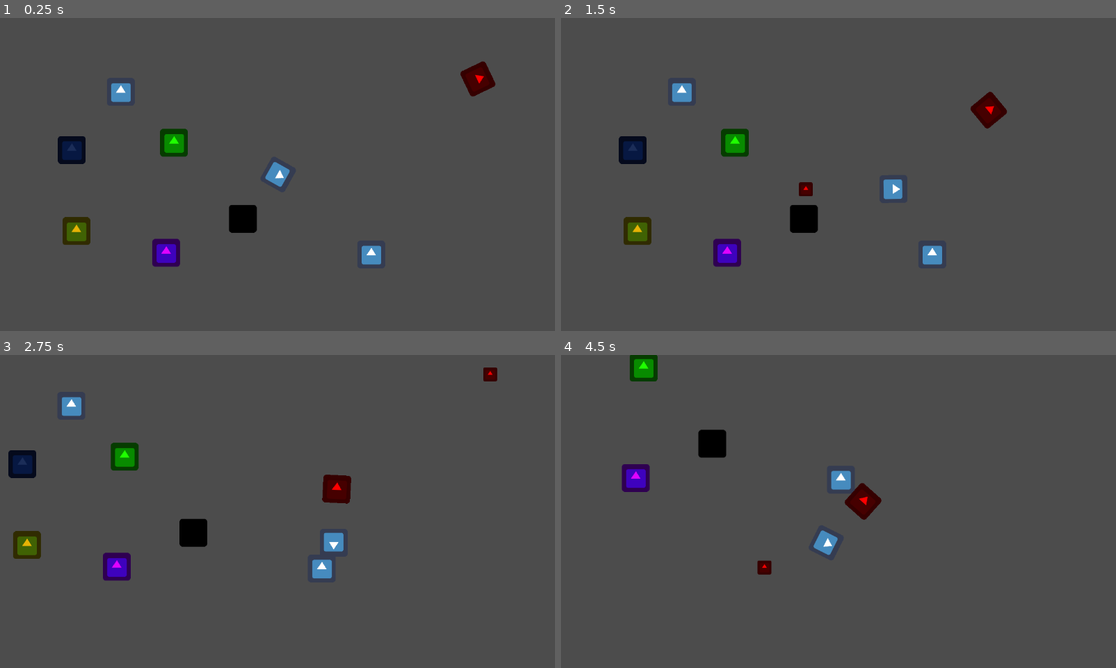
Above: before the commit, frames 1-4 (two rows, left to right).
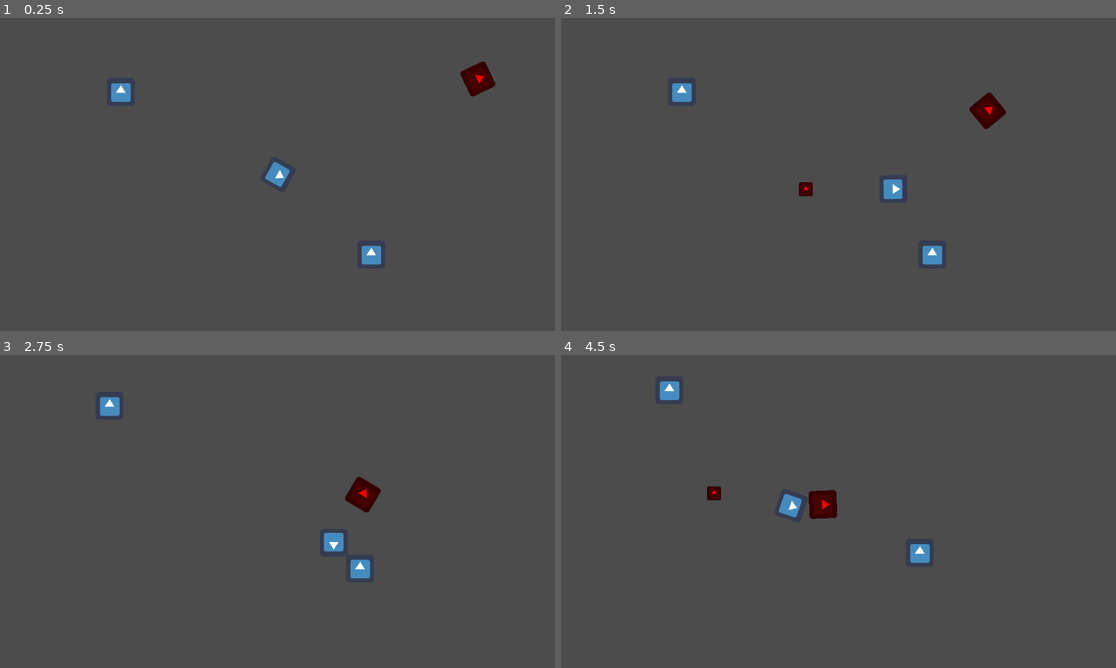
Above: after the commit, the same moments.

Repository: cypher31/mega_cat
Game: Godot game, scene res://scenes/main_world.tscn
The game is run twice, just before and just after one commit, with the same random seed, the same clock (stepped at 60 frames per second) and the same inputs. The engine's default icon, where the game draws it, is replaced by a stand-in: a white triangle on a blue panel in a dark square.
Inputs (mouse positions are in pixels of both pictures, inside the frame that each line leads up to):
- Up to frame 1 (0.25 s): no input
- Up to frame 2 (1.5 s): tap Enter at 0.5 s; move the mouse to (960, 158) at 0.52 s; press the mouse at (960, 158) at 0.53 s; hold Right (direction_right) 0.53-1.28 s; move the mouse to (727, 190) at 1.27 s; release the mouse at (727, 190) at 1.28 s; hold Down (direction_down) from 1.28 s (still down); click (727, 190) at 1.35 s
- Up to frame 3 (2.75 s): move the mouse to (333, 442) at 2.02 s; release Down (direction_down) at 2.03 s; press the mouse at (333, 442) at 2.03 s; hold Right (direction_right) from 2.03 s (still down)
- Up to frame 4 (4.5 s): move the mouse to (810, 574) at 2.77 s; release Right (direction_right) at 2.78 s; release the mouse at (810, 574) at 2.78 s; hold Up (direction_up) 2.78-3.53 s; click (810, 574) at 2.85 s; move the mouse to (1005, 558) at 3.52 s; press the mouse at (1005, 558) at 3.53 s; hold Left (direction_left) from 3.53 s (still down); move the mouse to (672, 464) at 4.27 s; release the mouse at (672, 464) at 4.28 s; click (672, 464) at 4.35 s

The runs differ from the first frame. In frame 1, 2.2% of the frame differs, in the area x 10-47%, y 35-80%; in frame 2, 2.3%; in frame 3, 4.0%, in the area x 1-90%, y 4-72%; in frame 4, 3.5%.

Commit message:
damage
damage kills enemy

Diff:
--- a/scenes/main_world.tscn
+++ b/scenes/main_world.tscn
@@ -1,51 +1,23 @@
-[gd_scene load_steps=10 format=2]
+[gd_scene load_steps=4 format=2]
 
-[ext_resource path="res://scripts/main_world.gd" type="Script" id=1]
-[ext_resource path="res://scenes/player.tscn" type="PackedScene" id=2]
-[ext_resource path="res://scenes/box_test.tscn" type="PackedScene" id=3]
-[ext_resource path="res://scenes/enemy_.tscn" type="PackedScene" id=4]
-[ext_resource path="res://scenes/power_up_health.tscn" type="PackedScene" id=5]
-[ext_resource path="res://scenes/power_up_rapid_fire.tscn" type="PackedScene" id=6]
-[ext_resource path="res://scenes/power_up_repel_enemies.tscn" type="PackedScene" id=7]
-[ext_resource path="res://scenes/power_up_spawn_swarm.tscn" type="PackedScene" id=8]
-[ext_resource path="res://scenes/power_up_speed_boost.tscn" type="PackedScene" id=9]
+[ext_resource path="res://scenes/player.tscn" type="PackedScene" id=1]
+[ext_resource path="res://scenes/box_test.tscn" type="PackedScene" id=2]
+[ext_resource path="res://scenes/enemy_.tscn" type="PackedScene" id=3]
 
 [node name="main_world" type="Node2D"]
 
-script = ExtResource( 1 )
-
-[node name="KinematicBody2D" parent="." index="0" instance=ExtResource( 2 )]
+[node name="KinematicBody2D" parent="." index="0" instance=ExtResource( 1 )]
 
 position = Vector2( -0.46376, -0.629963 )
 
-[node name="StaticBody2D" parent="." index="1" instance=ExtResource( 3 )]
+[node name="StaticBody2D" parent="." index="1" instance=ExtResource( 2 )]
 
 position = Vector2( 213.503, 183.427 )
 
-[node name="StaticBody2D2" parent="." index="2" instance=ExtResource( 3 )]
+[node name="StaticBody2D2" parent="." index="2" instance=ExtResource( 2 )]
 
 position = Vector2( -362.71, -190.694 )
 
-[node name="enemy_" parent="." index="3" instance=ExtResource( 4 )]
+[node name="enemy_" parent="." index="3" instance=ExtResource( 3 )]
 
 position = Vector2( 458.959, -220.391 )
-
-[node name="power_up_health" parent="." index="4" instance=ExtResource( 5 )]
-
-position = Vector2( -240.207, -73.6663 )
-
-[node name="power_up_rapid_fire" parent="." index="5" instance=ExtResource( 6 )]
-
-position = Vector2( -475.352, -57.0855 )
-
-[node name="power_up_repel_enemies" parent="." index="6" instance=ExtResource( 7 )]
-
-position = Vector2( -464.801, 129.824 )
-
-[node name="power_up_spawn_swarm" parent="." index="7" instance=ExtResource( 8 )]
-
-position = Vector2( -258.295, 179.567 )
-
-[node name="power_up_speed_boost" parent="." index="8" instance=ExtResource( 9 )]
-
-position = Vector2( -81.9368, 101.185 )
--- a/scenes/player.tscn
+++ b/scenes/player.tscn
@@ -6,7 +6,7 @@
 [sub_resource type="RectangleShape2D" id=1]
 
 custom_solver_bias = 0.0
-extents = Vector2( 28.0621, 24.5284 )
+extents = Vector2( 30.0383, 30.5998 )
 
 [sub_resource type="RectangleShape2D" id=2]
 
@@ -26,6 +26,7 @@
 
 [node name="Sprite" type="Sprite" parent="." index="0"]
 
+editor/display_folded = true
 rotation = -1.5708
 texture = ExtResource( 2 )
 _sections_unfolded = [ "Transform" ]
--- a/scenes/projectile.tscn
+++ b/scenes/projectile.tscn
@@ -8,7 +8,12 @@
 custom_solver_bias = 0.0
 extents = Vector2( 13.7143, 13.8065 )
 
-[node name="projectile" type="KinematicBody2D"]
+[sub_resource type="RectangleShape2D" id=2]
+
+custom_solver_bias = 0.0
+extents = Vector2( 10, 10 )
+
+[node name="projectile" type="KinematicBody2D" index="0"]
 
 input_pickable = false
 collision_layer = 1
@@ -34,4 +39,22 @@
 one_shot = false
 autostart = true
 
+[node name="collisionArea" type="Area2D" parent="." index="3"]
+
+input_pickable = true
+gravity_vec = Vector2( 0, 1 )
+gravity = 98.0
+linear_damp = 0.1
+angular_damp = 1.0
+audio_bus_override = false
+audio_bus_name = "Master"
+
+[node name="CollisionShape2D" type="CollisionShape2D" parent="collisionArea" index="0"]
+
+position = Vector2( 0.285986, 0.398994 )
+scale = Vector2( 1.60191, 1.43442 )
+shape = SubResource( 2 )
+
 [connection signal="timeout" from="Timer" to="." method="_on_Timer_timeout"]
+
+[connection signal="body_entered" from="collisionArea" to="." method="_on_collisionArea_body_entered"]
--- a/scripts/projectile.gd
+++ b/scripts/projectile.gd
@@ -30,7 +30,17 @@
 
 	pass
 
-
 func _on_Timer_timeout():
 	queue_free();
 	pass # replace with function body
+
+
+func _on_collisionArea_body_entered( body ):
+	if body.is_in_group("enemy"):
+		body.enemy_health = body.enemy_health - 20;
+		if(body.enemy_health < 0):
+			body.queue_free();
+		queue_free();
+		print(body.enemy_health);
+		pass
+	pass # replace with function body
Not shown: 1 places in scenes/projectile.tscn that only renumber resources
